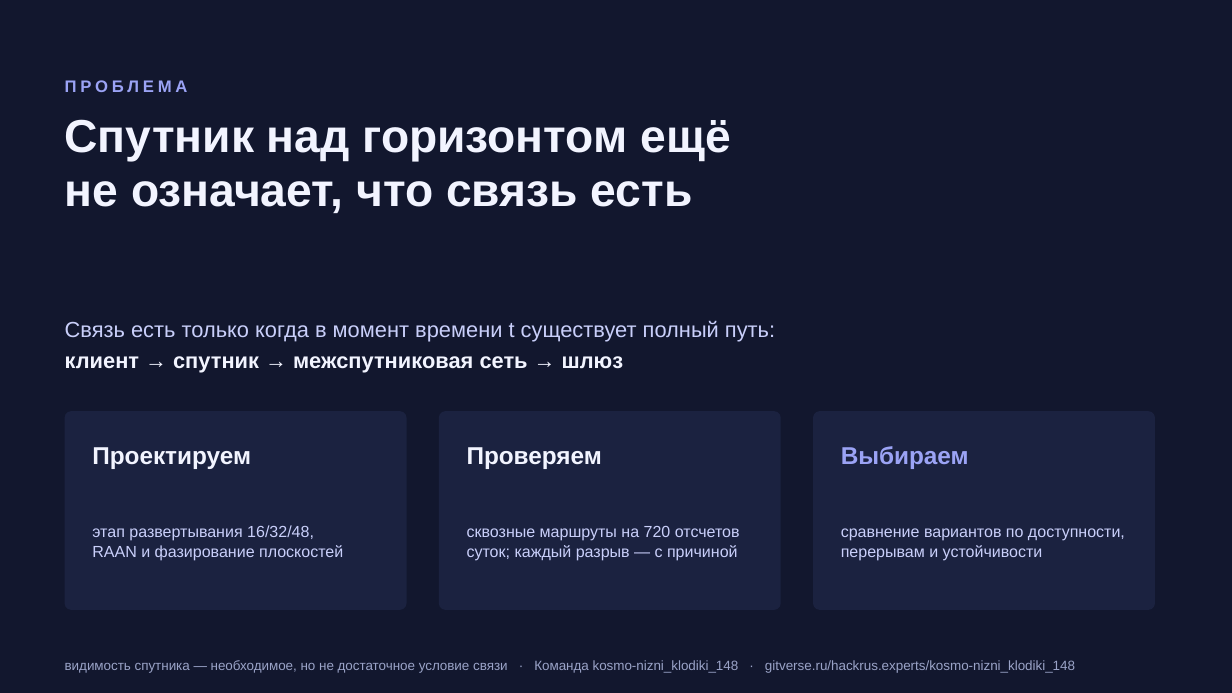
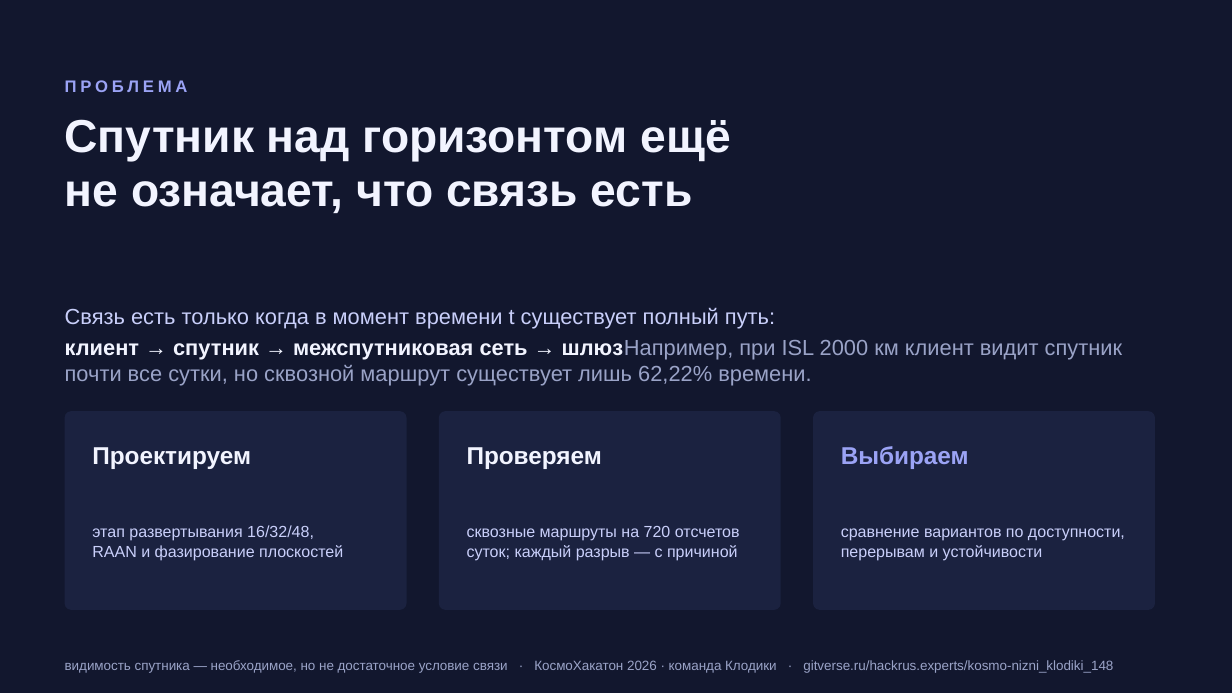
Before and after one commit to ivergit88/cosmohak, a slide deck: slide 2 of presentation/kosmo-nizni_klodiki_148_live.pptx. Drawn at 1232x693 pixels with LibreOffice and Linux fonts; fonts in the diff are those of the drawing. Boxes give left, top, right and bottom in pixels: in the first picture for what was removed or moved away, otherwise in the second. Text is boxed around its words. In the diff, an @@ line names an element or a change of style, - is before the commit and + after.

```diff
--- a/presentation/kosmo-nizni_klodiki_148_live.pptx
+++ b/presentation/kosmo-nizni_klodiki_148_live.pptx
@@ text at (x1=65, y1=340, x2=1122, y2=386): text changed; text colour #F2F4FF to #9AA3C7; bold off @@
-клиент → спутник → межспутниковая сеть → шлюз
+клиент → спутник → межспутниковая сеть → шлюзНапример, при ISL 2000 км клиент видит спутник почти все сутки, но сквозной маршрут существует лишь 62,22% времени.
@@ text at (x1=65, y1=660, x2=1113, y2=673): text changed @@
-видимость спутника — необходимое, но не достаточное условие связи · Команда kosmo-nizni_klodiki_148 · gitverse.ru/hackrus.experts/kosmo-nizni_klodiki_148
+видимость спутника — необходимое, но не достаточное условие связи · КосмоХакатон 2026 · команда Клодики · gitverse.ru/hackrus.experts/kosmo-nizni_klodiki_148
```
Also in this commit, not shown: 10 other slides changed, 11 other files.
